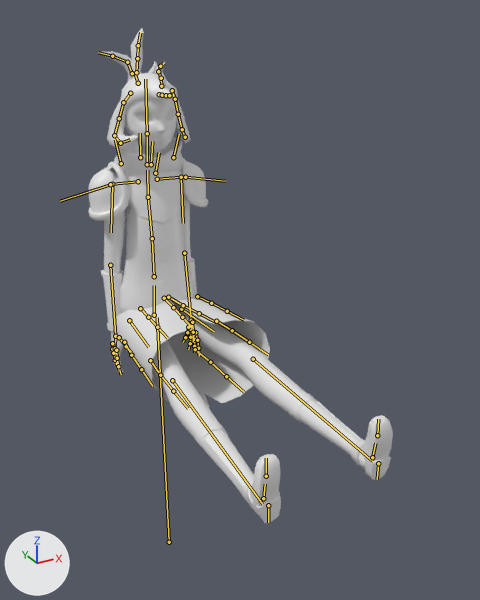
The FBX model URP/Assets/Devona Test/Art/Models/Devona.fbx: old version first, new version second.
Camera for both pictures: a 50 mm camera at (-0.668, -1.741, 1.761) aimed at (0.104, -0.338, 1.059). The lights are fixed; the arrows at lower left show +X, +Y and +Z. Both versions are drawn at frame 111 of the action 'Devona_Root|A_Rig_Test'; the numbers are the values there. The bones that bend it are drawn over the model as lines.

Names of what the first picture shows: 'Body Mesh'.
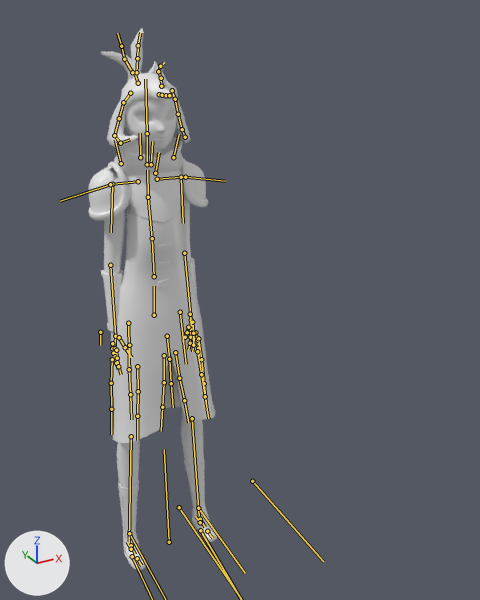
Diff of the bpy script that builds the scene:
```diff
--- a/URP/Assets/Devona Test/Art/Models/Devona.fbx.py
+++ b/URP/Assets/Devona Test/Art/Models/Devona.fbx.py
@@ bone_r_middle_1 @@
 bone_r_middle_1 = bpy.data.objects['Devona_Root'].pose.bones['r.middle-1']  # child of 'r.hand'
-bone_r_middle_1.rotation_quaternion = (1.0, 0.0, 0.0, 0.0)  # degrees (0, 0, 0)
+bone_r_middle_1.rotation_quaternion = (0.998, 0.0, 0.0, -0.065)  # degrees (0, 0, -8)
@@ bone_r_thumb_1 @@
 bone_r_thumb_1 = bpy.data.objects['Devona_Root'].pose.bones['r.thumb.1']  # child of 'r.hand'
-bone_r_thumb_1.rotation_quaternion = (1.0, 0.0, 0.0, 0.0)  # degrees (0, 0, 0)
+bone_r_thumb_1.rotation_quaternion = (0.992, -0.005, 0.087, -0.094)  # degrees (-2, 10, -11)
@@ bone_l_middle_1 @@
 bone_l_middle_1 = bpy.data.objects['Devona_Root'].pose.bones['l.middle-1']  # child of 'l.hand'
-bone_l_middle_1.rotation_quaternion = (1.0, 0.0, 0.0, 0.0)  # degrees (0, 0, 0)
+bone_l_middle_1.rotation_quaternion = (0.998, 0.0, 0.0, 0.065)  # degrees (0, 0, 7)
@@ bone_l_thumb_1 @@
 bone_l_thumb_1 = bpy.data.objects['Devona_Root'].pose.bones['l.thumb.1']  # child of 'l.hand'
-bone_l_thumb_1.rotation_quaternion = (1.0, 0.0, 0.0, 0.0)  # degrees (0, 0, 0)
+bone_l_thumb_1.rotation_quaternion = (0.992, -0.005, -0.087, 0.094)  # degrees (-2, -10, 11)
@@ bone_r_upperleg @@
 bone_r_upperleg = bpy.data.objects['Devona_Root'].pose.bones['r.upperleg']  # child of 'hip'
-bone_r_upperleg.rotation_quaternion = (0.704, 0.708, 0.054, 0.004)  # degrees (91, 4, 5)
+bone_r_upperleg.rotation_quaternion = (0.999, 0.0, 0.049, -0.002)  # degrees (0, 6, 0)
@@ bone_r_foot @@
 bone_r_foot = bpy.data.objects['Devona_Root'].pose.bones['r.foot']  # child of 'r.leg'
-bone_r_foot.rotation_quaternion = (1.0, 0.0, 0.0, 0.0)  # degrees (0, 0, 0)
+bone_r_foot.rotation_quaternion = (0.999, -0.003, -0.006, 0.049)  # degrees (0, -1, 6)
@@ bone_l_upperleg @@
 bone_l_upperleg = bpy.data.objects['Devona_Root'].pose.bones['l.upperleg']  # child of 'hip'
-bone_l_upperleg.rotation_quaternion = (0.704, 0.708, -0.054, -0.004)  # degrees (91, -4, -5)
+bone_l_upperleg.rotation_quaternion = (0.999, 0.0, -0.049, 0.002)  # degrees (0, -6, 0)
@@ bone_l_foot @@
 bone_l_foot = bpy.data.objects['Devona_Root'].pose.bones['l.foot']  # child of 'l.leg'
-bone_l_foot.rotation_quaternion = (1.0, 0.0, 0.0, 0.0)  # degrees (0, 0, 0)
+bone_l_foot.rotation_quaternion = (0.999, -0.003, 0.006, -0.049)  # degrees (0, 1, -6)
```

Boxes (x1, y1, x2, y2) around the edits, measured in the pictures (480 x 600 px):
'Body Mesh', posed (58% narrower, 9% taller)
    before: (88, 28, 393, 523)
    after: (88, 28, 217, 570)
bone 'r.middle-1', root to tip
    before: (115, 348) to (115, 357)
    after: (115, 348) to (115, 356)
bone 'r.thumb.1', root to tip
    before: (119, 337) to (126, 346)
    after: (119, 337) to (125, 347)
bone 'l.thumb.1', root to tip
    before: (192, 322) to (193, 332)
    after: (192, 322) to (193, 333)
bone 'r.upperleg', root to tip
    before: (129, 320) to (148, 347)
    after: (128, 323) to (129, 378)
bone 'r.foot', root to tip
    before: (263, 498) to (265, 484)
    after: (131, 545) to (135, 554)
bone 'l.upperleg', root to tip
    before: (181, 309) to (214, 331)
    after: (180, 312) to (186, 364)
bone 'l.foot', root to tip
    before: (372, 457) to (375, 443)
    after: (200, 519) to (205, 527)
